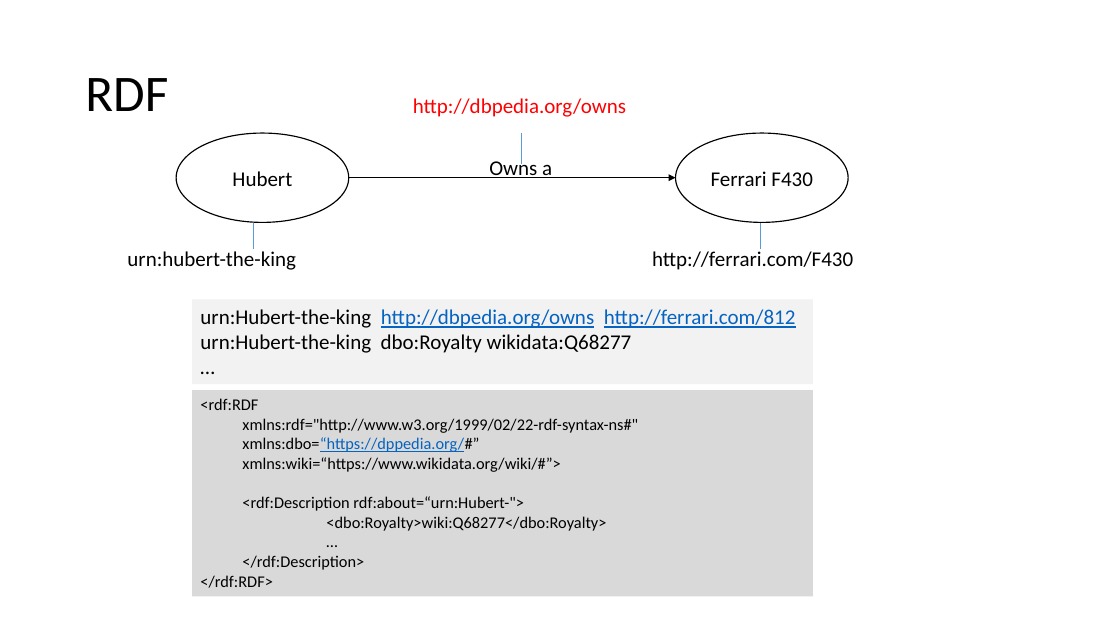
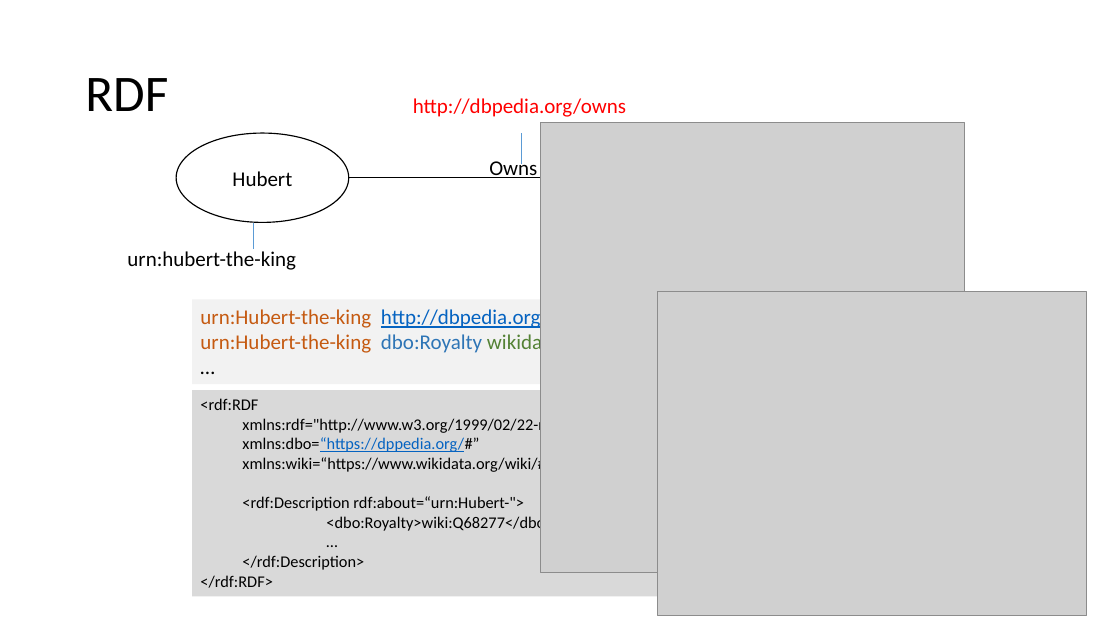
Before and after one commit to ganesheth/learning-semantic-web, a slide deck: slide 5 of Semantic Web.pptx. Drawn at 1120x630 pixels with LibreOffice and Linux fonts; fonts in the diff are those of the drawing; grey boxes stand for pictures. Boxes give left, top, right and bottom in pixels: in the first picture for what was removed or moved away, otherwise in the second. Text is boxed around its words. In the diff, an @@ line names an element or a change of style, - is before the commit and + after.

```diff
--- a/Semantic Web.pptx
+++ b/Semantic Web.pptx
@@ picture added at box(540, 123, 965, 573) @@
@@ ellipse removed at box(676, 133, 848, 222) @@
-Ferrari F430
@@ line removed from (760, 250) to (760, 223) @@
@@ text removed at box(652, 248, 853, 270) @@
-http://ferrari.com/F430
@@ rectangle "urn:Hubert-the-king http://dbpedia.org/owns http://ferrari.c ...": place and size @@
-rectangle "urn:Hubert-the-king http://dbpedia.org/owns http://ferrari.c ..." at box(192, 299, 813, 384)
+rectangle "urn:Hubert-the-king http://dbpedia.org/owns http://ferrari.c ..." at box(192, 299, 808, 384)
@@ picture added at box(658, 292, 1086, 615) @@
@@ text in rectangle at box(200, 306, 791, 356): text colour #000000 to #C55A11 in "urn:Hubert-the-king", "urn:Hubert-the-king"; text colour #0563C1 to #548235, underline off in "http://ferrari.com/812"; text colour #000000 to #2E75B6 in "dbo:Royalty"; text colour #000000 to #548235 in "wikidata:Q68277" @@
```
Also in this commit, not shown: 7 other slides changed.
